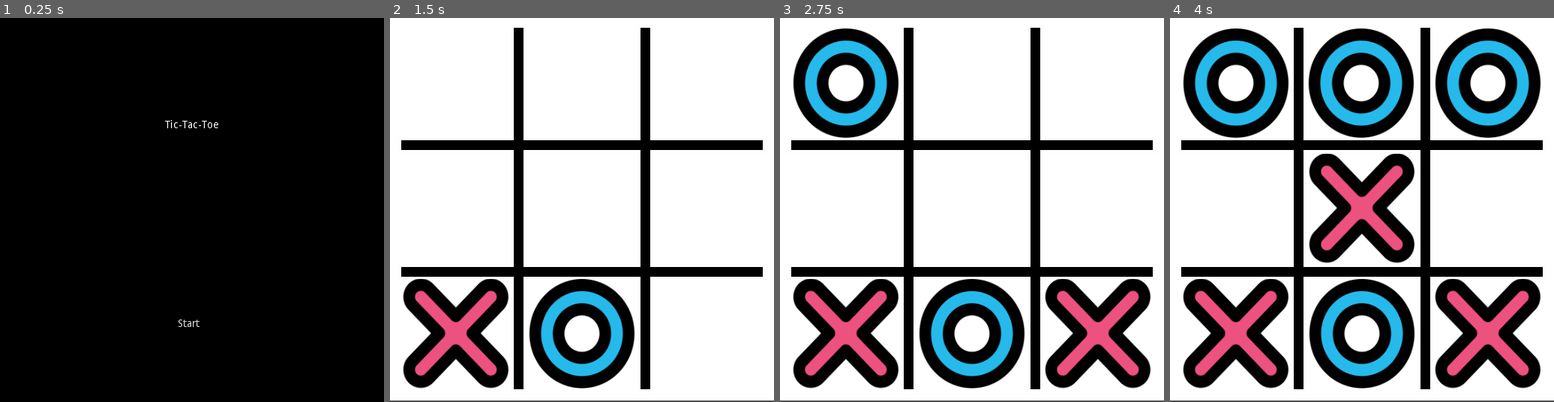
Above: before the commit, frames 1-4 (left to right).
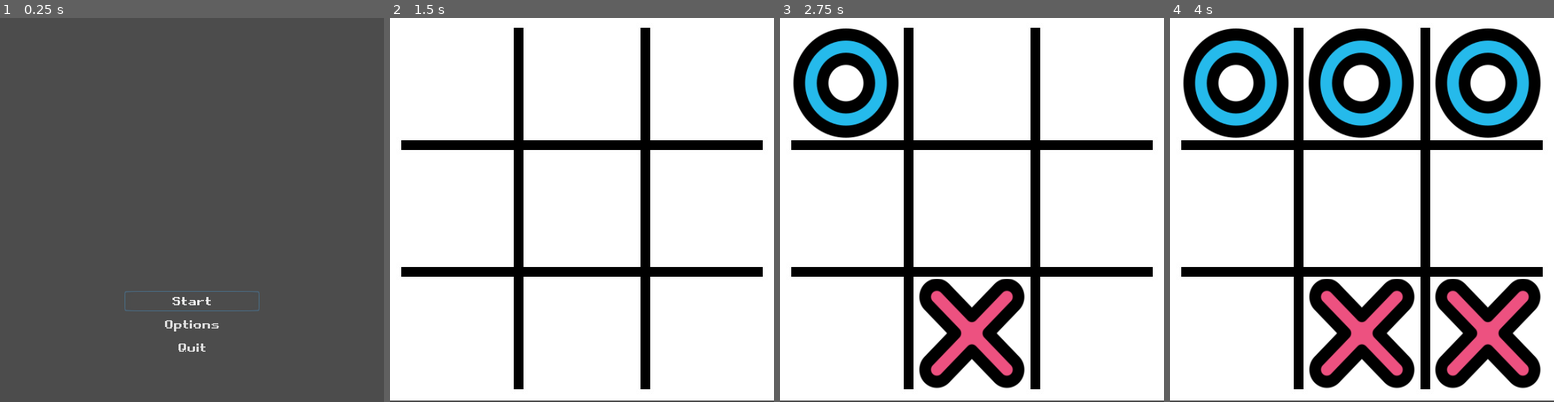
Above: after the commit, the same moments.

Repository: guilhermeprates/tic-tac-toe
Game: Godot game, scene res://Source/StartMenu/StartMenu.tscn
Same seed, same stepped clock (60 frames per second), same inputs: the game is played once before the commit and once after it. Before the commit the project starts from res://Source/Start/Start.tscn.
Inputs (mouse positions are in pixels of both pictures, inside the frame that each line leads up to):
- Up to frame 1 (0.25 s): no input
- Up to frame 2 (1.5 s): click (582, 325) at 0.5 s, where only the run after the commit has a clickable "Options"; click (582, 302) at 1.25 s, where only the run after the commit has a clickable "Start"
- Up to frame 3 (2.75 s): tap Enter at 2 s; move the mouse to (845, 83) at 2.02 s; press the mouse at (845, 83) at 2.03 s
- Up to frame 4 (4 s): tap Space at 2.75 s; move the mouse to (1362, 83) at 2.77 s; release the mouse at (1362, 83) at 2.78 s; click (1362, 83) at 2.85 s; tap Enter at 3.5 s; move the mouse to (1488, 83) at 3.52 s; press the mouse at (1488, 83) at 3.53 s

The runs differ from the first frame. In frame 1, 100% of the frame differs, in the area x 0-100%, y 0-100%; in frame 2, 11%; in frame 3, 17%; in frame 4, 17%.

Commit message:
Update start menu and change folder structure

Diff:
--- /dev/null
+++ b/Assets/Themes/Retro/theme.tres
@@ -0,0 +1,10 @@
+[gd_resource type="Theme" load_steps=3 format=2]
+
+[ext_resource path="res://Assets/Fonts/Retro Gaming.ttf" type="DynamicFontData" id=1]
+
+[sub_resource type="DynamicFont" id=1]
+font_data = ExtResource( 1 )
+
+[resource]
+default_font = SubResource( 1 )
+Button/fonts/font = SubResource( 1 )
--- a/Source/Board/Board.gd
+++ b/Source/Board/Board.gd
@@ -20,7 +20,7 @@
 	var childrens = get_children()
 	for node in childrens:
 		if node is BoardTile:
-			node.connect("boardtile_clicked", self, "boardtile_clicked")
+			node.connect("boardtile_clicked", self, "on_boardtile_clicked")
 			if range(board.size()).has(node.line):
 				board[node.line].append(node)
 			else:
@@ -41,7 +41,7 @@
 	else:
 		current_player = Player.Symbol.X
 
-func boardtile_clicked(line, column):
+func on_boardtile_clicked(line, column):
 	print("%d,%d" % [line, column])
 
 	if game_over:
--- a/Source/Start/Start.gd
+++ /dev/null
@@ -1,11 +0,0 @@
-extends Node2D
-
-var start_button: Button
-
-func _ready():
-	start_button = get_node("StartButton")
-	var _connect = start_button.connect("toggled", self, "start_button_pressed")
-
-func start_button_pressed(toggled):
-	if toggled:
-		Game.goto_scene("res://Source/Board/Board.tscn")
--- a/Source/Start/Start.tscn
+++ /dev/null
@@ -1,30 +0,0 @@
-[gd_scene load_steps=2 format=2]
-
-[ext_resource path="res://Source/Start/Start.gd" type="Script" id=1]
-
-[node name="Start" type="Node2D"]
-script = ExtResource( 1 )
-
-[node name="StartBackground" type="ColorRect" parent="."]
-margin_right = 512.0
-margin_bottom = 512.0
-color = Color( 0, 0, 0, 1 )
-
-[node name="TitleLabel" type="Label" parent="."]
-margin_top = 75.0
-margin_right = 512.0
-margin_bottom = 229.0
-text = "Tic-Tac-Toe
-"
-align = 1
-valign = 1
-
-[node name="StartButton" type="Button" parent="."]
-margin_left = 190.0
-margin_top = 367.0
-margin_right = 313.0
-margin_bottom = 450.0
-toggle_mode = true
-shortcut_in_tooltip = false
-text = "Start"
-flat = true
--- /dev/null
+++ b/Source/StartMenu/StartMenu.gd
@@ -0,0 +1,25 @@
+extends Control
+
+var start_button: Button
+var options_button: Button
+var quit_button: Button
+
+func _ready():
+	var container = get_node("VBoxContainer")
+	start_button = container.get_node("StartButton")
+	options_button = container.get_node("OptionsButton")
+	quit_button = container.get_node("QuitButton")
+	var _connected_start = start_button.connect("toggled", self, "on_start_button_pressed")
+	var _connected_options = options_button.connect("toggled", self, "on_options_button_pressed")
+	var _connected_quit = quit_button.connect("toggled", self, "on_quit_button_pressend")
+	start_button.grab_focus()
+
+func on_start_button_pressed(toggled):
+	if toggled:
+		Global.goto_scene("res://Source/Board/Board.tscn")
+
+func on_options_button_pressed(toggled):
+	pass
+
+func on_quit_button_pressend(toggled):
+	pass
--- /dev/null
+++ b/Source/StartMenu/StartMenu.tscn
@@ -0,0 +1,47 @@
+[gd_scene load_steps=3 format=2]
+
+[ext_resource path="res://Assets/Themes/Retro/theme.tres" type="Theme" id=1]
+[ext_resource path="res://Source/StartMenu/StartMenu.gd" type="Script" id=2]
+
+[node name="StartMenu" type="Control"]
+anchor_right = 1.0
+anchor_bottom = 1.0
+theme = ExtResource( 1 )
+script = ExtResource( 2 )
+
+[node name="VBoxContainer" type="VBoxContainer" parent="."]
+anchor_left = 0.5
+anchor_top = 1.0
+anchor_right = 0.5
+anchor_bottom = 1.0
+margin_left = -90.0
+margin_top = -206.0
+margin_right = 90.0
+alignment = 1
+
+[node name="StartButton" type="Button" parent="VBoxContainer"]
+margin_top = 58.0
+margin_right = 180.0
+margin_bottom = 85.0
+focus_neighbour_top = NodePath("../QuitButton")
+theme = ExtResource( 1 )
+toggle_mode = true
+text = "Start"
+flat = true
+
+[node name="OptionsButton" type="Button" parent="VBoxContainer"]
+margin_top = 89.0
+margin_right = 180.0
+margin_bottom = 116.0
+theme = ExtResource( 1 )
+text = "Options"
+flat = true
+
+[node name="QuitButton" type="Button" parent="VBoxContainer"]
+margin_top = 120.0
+margin_right = 180.0
+margin_bottom = 147.0
+focus_neighbour_bottom = NodePath("../StartButton")
+theme = ExtResource( 1 )
+text = "Quit"
+flat = true
--- a/project.godot
+++ b/project.godot
@@ -22,17 +22,17 @@
 "base": "Object",
 "class": "Difficulty",
 "language": "GDScript",
-"path": "res://Source/Difficulty/Difficulty.gd"
+"path": "res://Source/Classes/Difficulty.gd"
 }, {
 "base": "Object",
 "class": "Dummy",
 "language": "GDScript",
-"path": "res://Source/AI/Dummy.gd"
+"path": "res://Source/Classes/Dummy.gd"
 }, {
 "base": "Object",
 "class": "Player",
 "language": "GDScript",
-"path": "res://Source/Player/Player.gd"
+"path": "res://Source/Classes/Player.gd"
 } ]
 _global_script_class_icons={
 "Board": "",
@@ -45,12 +45,12 @@
 [application]
 
 config/name="Tic-Tac-Toe"
-run/main_scene="res://Source/Start/Start.tscn"
+run/main_scene="res://Source/StartMenu/StartMenu.tscn"
 config/icon="res://icon.png"
 
 [autoload]
 
-Game="*res://Source/Game.gd"
+Global="*res://Source/Autoload/Global.gd"
 
 [display]
 
Binary file added: Assets/Fonts/Retro Gaming.ttf
Renamed: Source/Game.gd -> Source/Autoload/Global.gd
Renamed: Source/Difficulty/Difficulty.gd -> Source/Classes/Difficulty.gd
Renamed: Source/AI/Dummy.gd -> Source/Classes/Dummy.gd
Renamed: Source/Player/Player.gd -> Source/Classes/Player.gd
